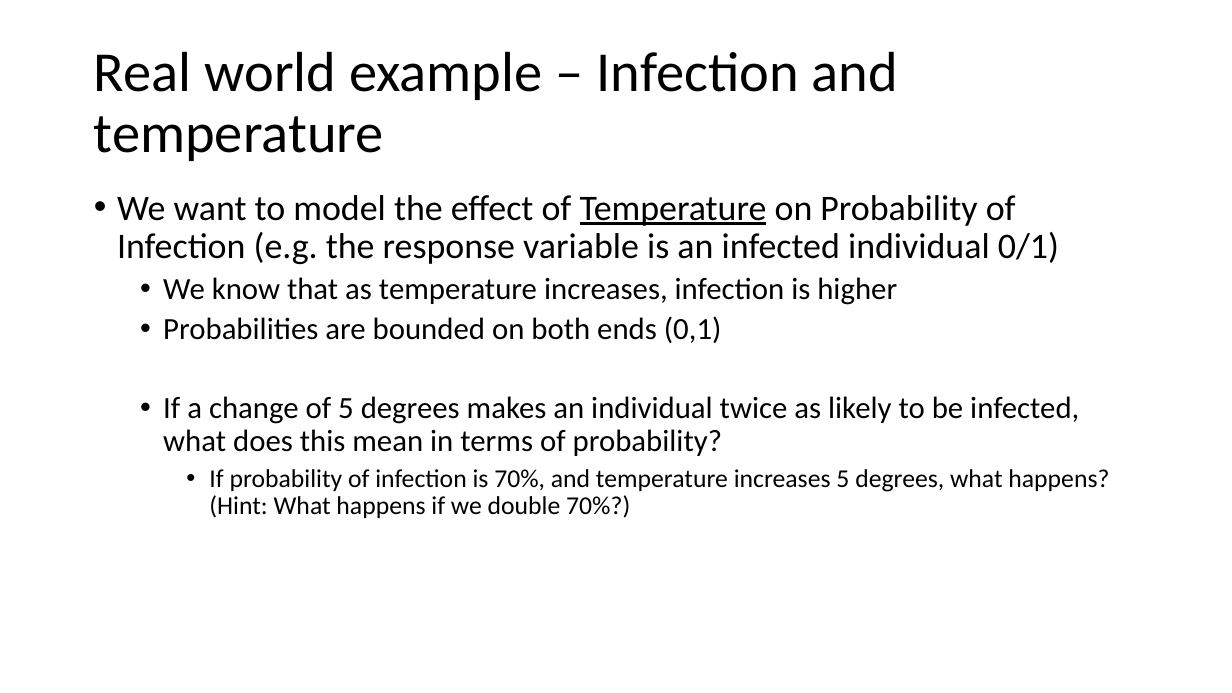
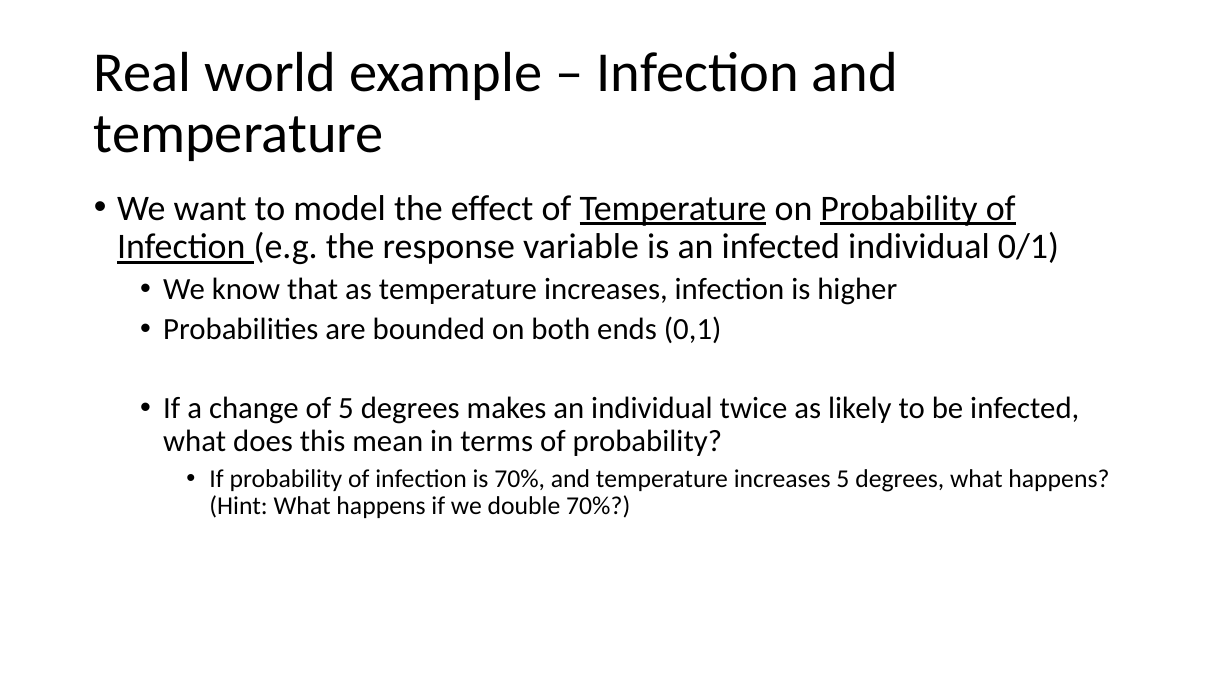
Before and after one commit to VTQuantMethodsEEB/klangwig, a slide deck: slide 15 of lectures/le10_glms.pptx (slide 14 before the commit). Drawn at 1232x693 pixels with LibreOffice and Linux fonts; fonts in the diff are those of the drawing. Boxes give left, top, right and bottom in pixels: in the first picture for what was removed or moved away, otherwise in the second. Text is boxed around its words. In the diff, an @@ line names an element or a change of style, - is before the commit and + after.

```diff
--- a/lectures/le10_glms.pptx
+++ b/lectures/le10_glms.pptx
@@ text at (117, 195, 1059, 264): underline on in "Probability of Infection" @@
```
Also in this commit, not shown: 4 other slides changed, 1 slide added, 2 other files.
